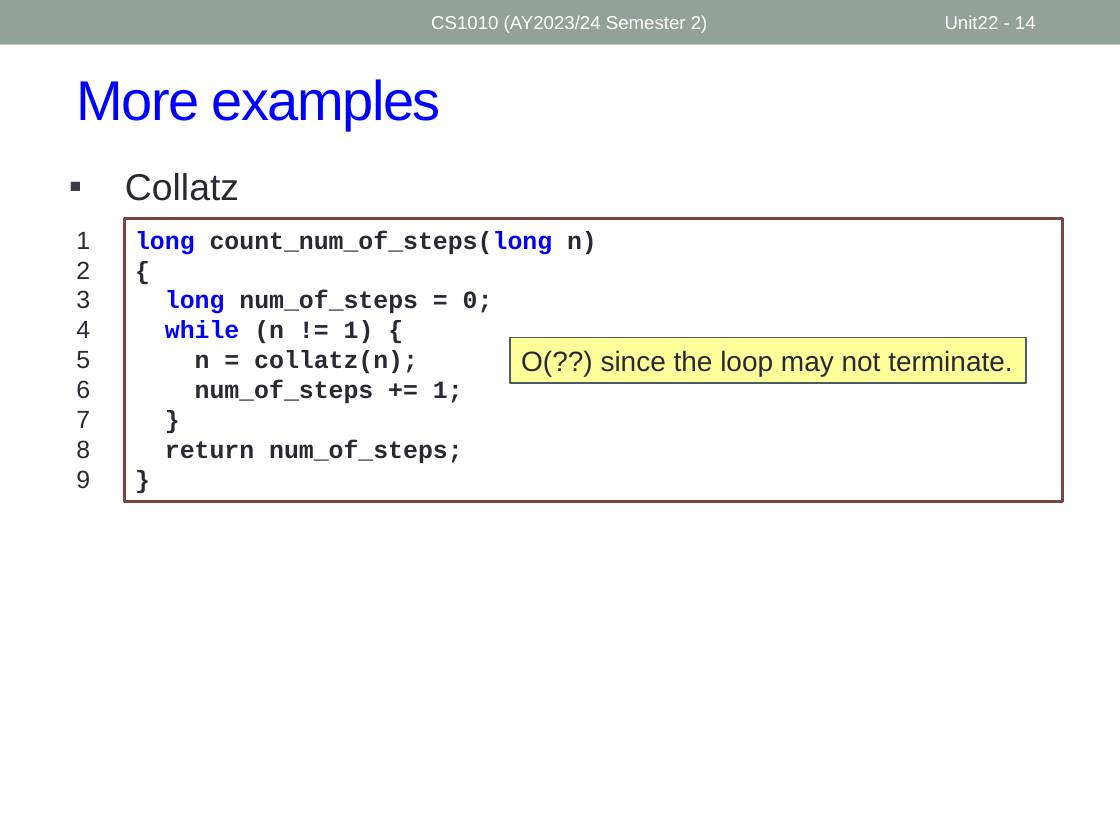
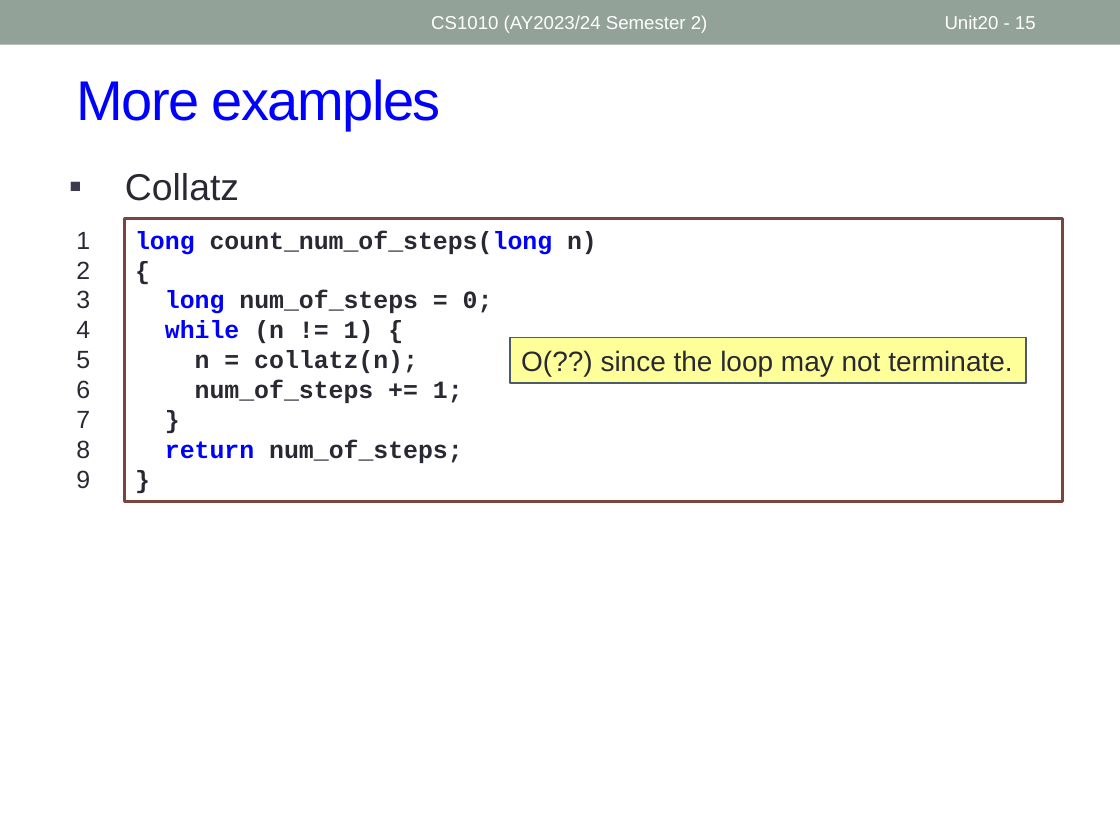
Before and after one commit to nus-cs1010-2425-s2/website, a slide deck: slide 15 of slides/Unit20_Efficiency.pptx (slide 14 before the commit). Drawn at 1120x840 pixels with LibreOffice and Linux fonts; fonts in the diff are those of the drawing. Boxes give left, top, right and bottom in pixels: in the first picture for what was removed or moved away, otherwise in the second. Text is boxed around its words. In the diff, an @@ line names an element or a change of style, - is before the commit and + after.

```diff
--- a/slides/Unit20_Efficiency.pptx
+++ b/slides/Unit20_Efficiency.pptx
@@ page number at (945, 15, 1036, 29): text changed @@
-Unit22 - 14
+Unit20 - 15
@@ text in rectangle at (165, 439, 463, 463): text colour #292934 to #0000FF in "return" @@
```
Also in this commit, not shown: 8 other slides changed, 1 slide added, 4 other files.
